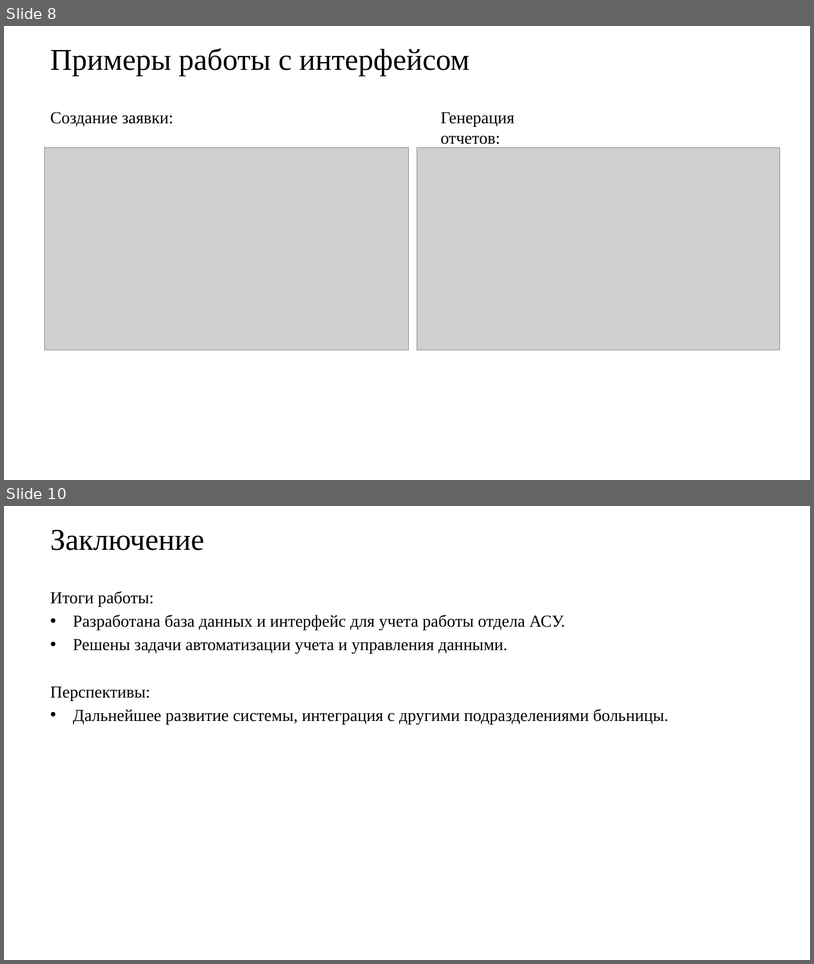
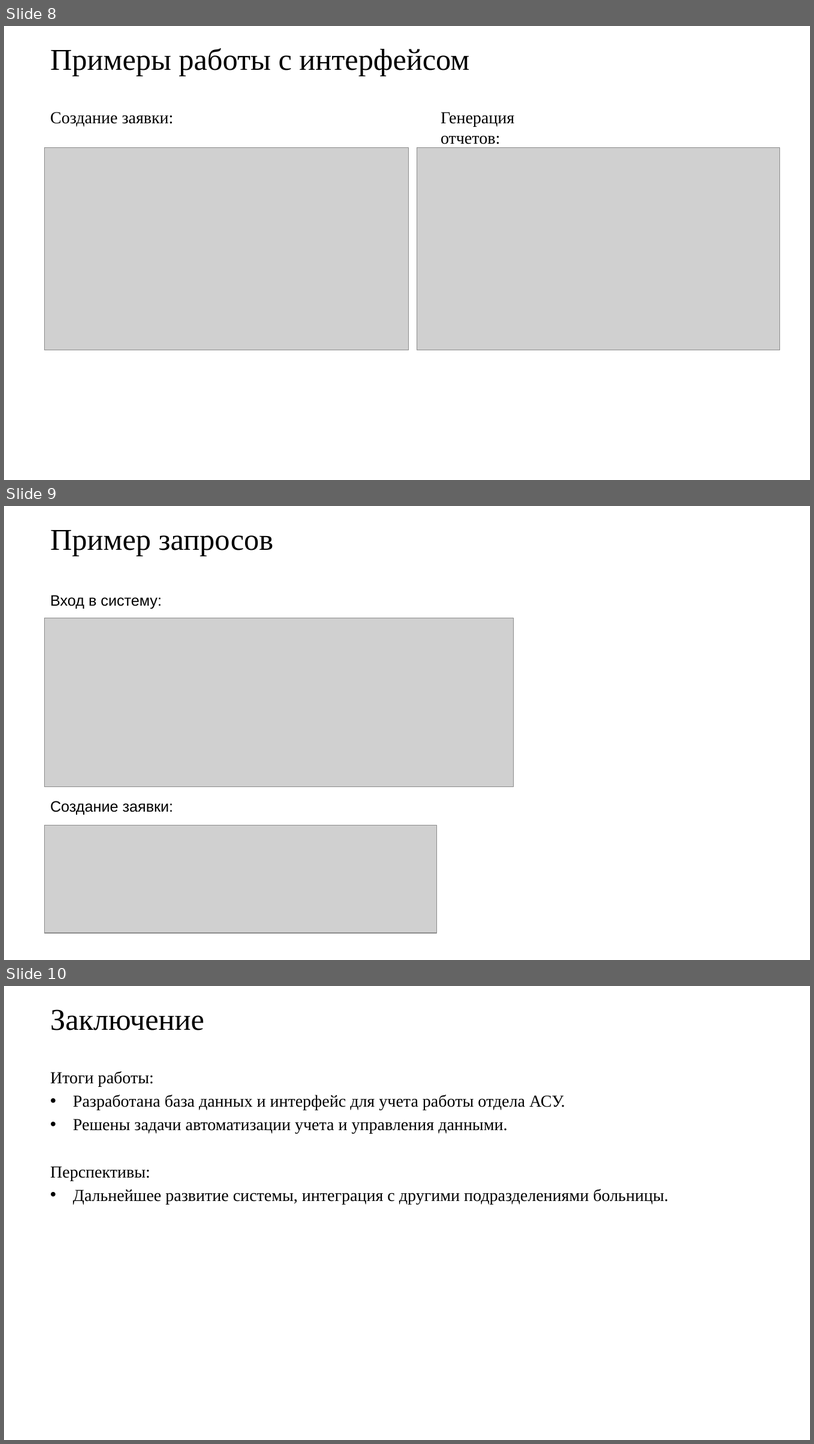
Before and after one commit to KaliShau/TrackWorkASU, a slide deck: Презентация к курсовой работе.pptx. Shown one above the other, each under a label of ours: slides 8 and 10 before the commit, slides 8, 9 and 10 after it; the slides between them are not shown. The pictures are 814x964 and 814x1444 pixels, drawn with LibreOffice and Linux fonts; fonts in the diff are those of the drawing; grey boxes stand for pictures; background and template pictures are left out. Boxes give left, top, right and bottom in pixels: in the first picture for what was removed or moved away, otherwise in the second. Text is boxed around its words. In the diff, an @@ line names an element or a change of style, - is before the commit and + after.

```diff
--- a/Презентация к курсовой работе.pptx
+++ b/Презентация к курсовой работе.pptx
@@ slide 9 added at (x1=4, y1=506, x2=810, y2=960), background picture (left out) @@
@@ title added at (x1=50, y1=530, x2=274, y2=556), 36 pt, text #000000 @@
+Пример запросов
@@ text added at (x1=50, y1=595, x2=162, y2=609), 18 pt, text #000000 @@
+Вход в систему:
@@ picture added at (x1=45, y1=618, x2=514, y2=787) @@
@@ text added at (x1=50, y1=801, x2=174, y2=814), 18 pt, text #000000 @@
+Создание заявки:
@@ picture added at (x1=45, y1=825, x2=437, y2=933) @@
```
Also in this commit, not shown: 1 slide removed.
